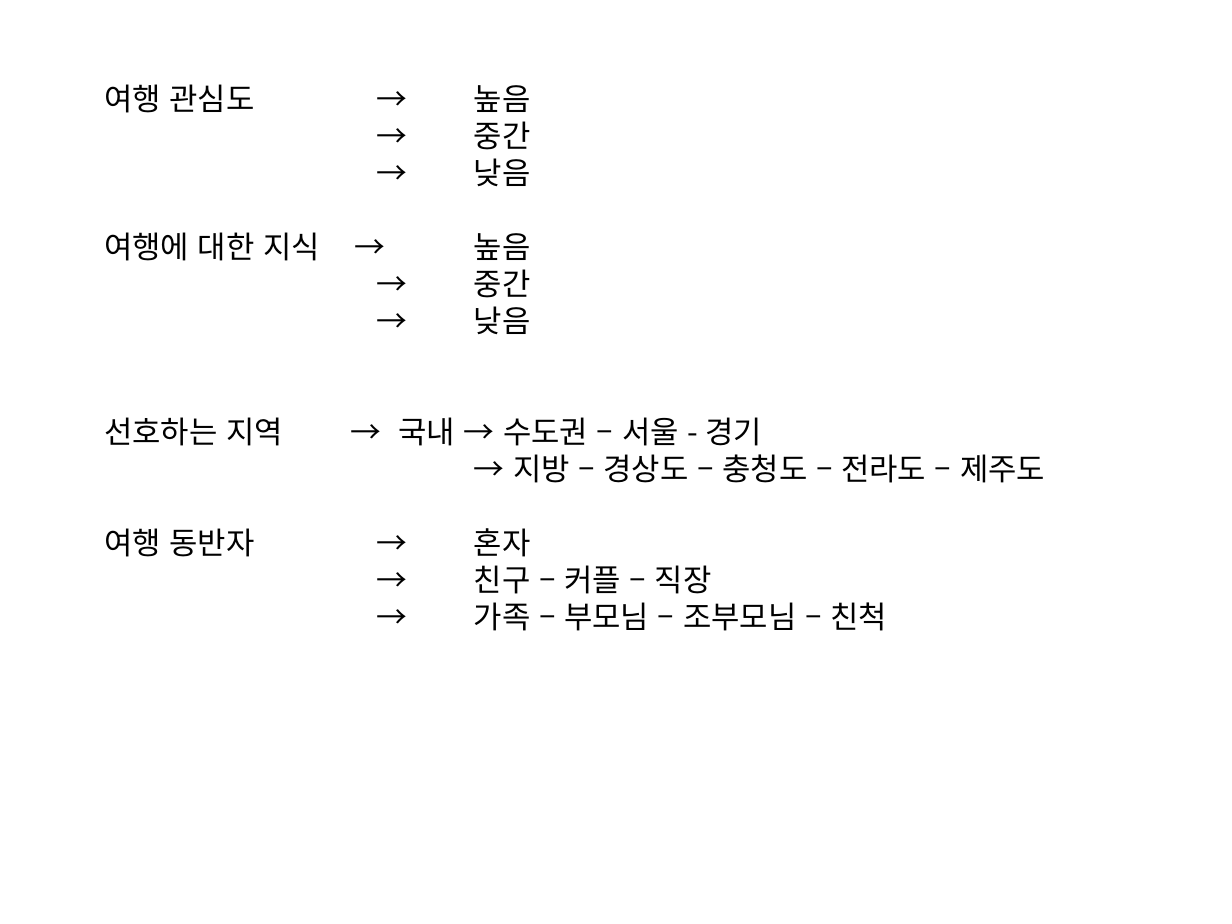
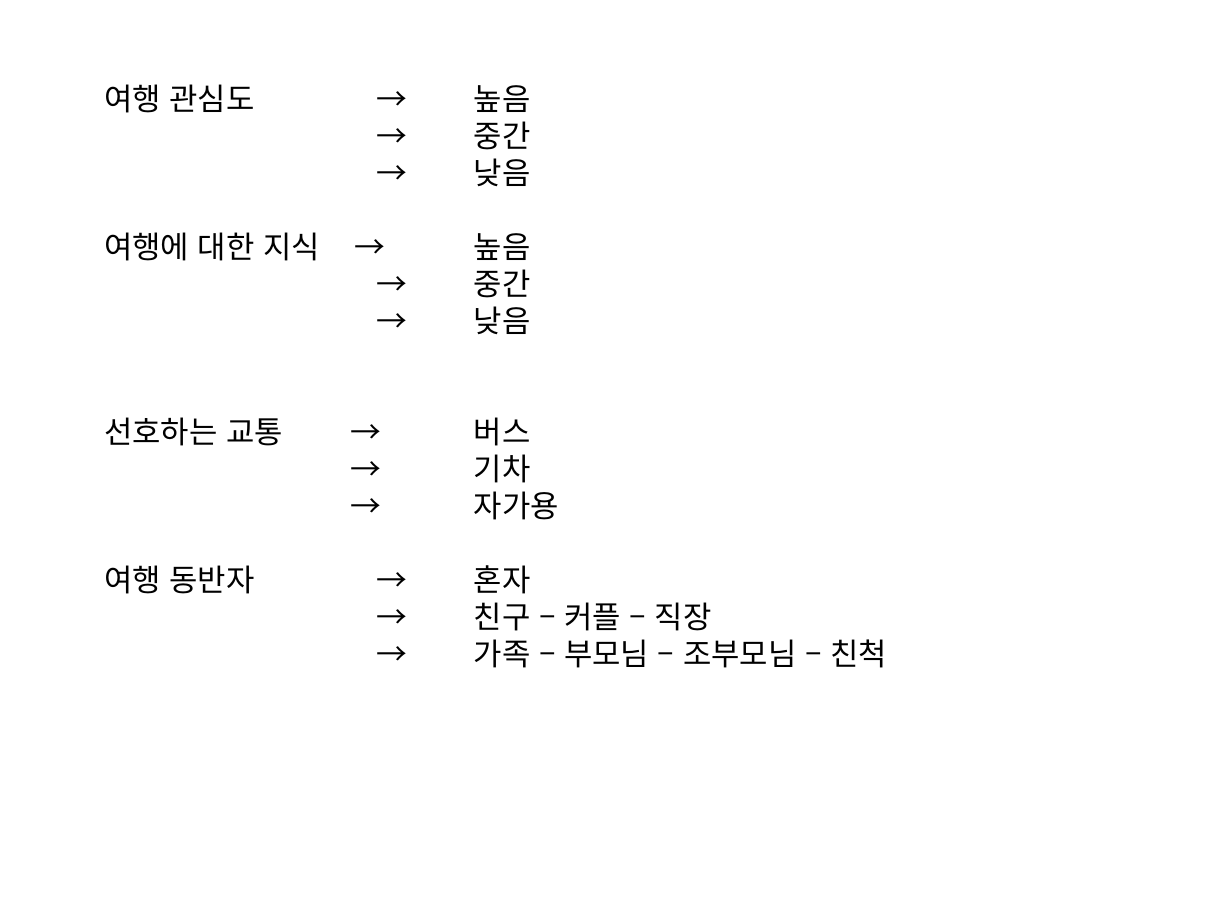
Before and after one commit to gaeunPark/portfolio_actifact, a slide deck: slide 2 of 4.기획/페르소나 분석_박가은.pptx. Drawn at 1232x924 pixels with LibreOffice and Linux fonts; fonts in the diff are those of the drawing. Boxes give left, top, right and bottom in pixels: in the first picture for what was removed or moved away, otherwise in the second. Text is boxed around its words. In the diff, an @@ line names an element or a change of style, - is before the commit and + after.

```diff
--- a/4.기획/페르소나 분석_박가은.pptx
+++ b/4.기획/페르소나 분석_박가은.pptx
@@ text at bbox=[104, 417, 559, 520]: text changed @@
-선호하는 지역 → 국내 → 수도권 – 서울 - 경기
-→ 지방 – 경상도 – 충청도 – 전라도 – 제주도
+선호하는 교통 → 버스
+→ 기차
+→ 자가용
```
Also in this commit, not shown: 2 other slides changed, 28 other files.
